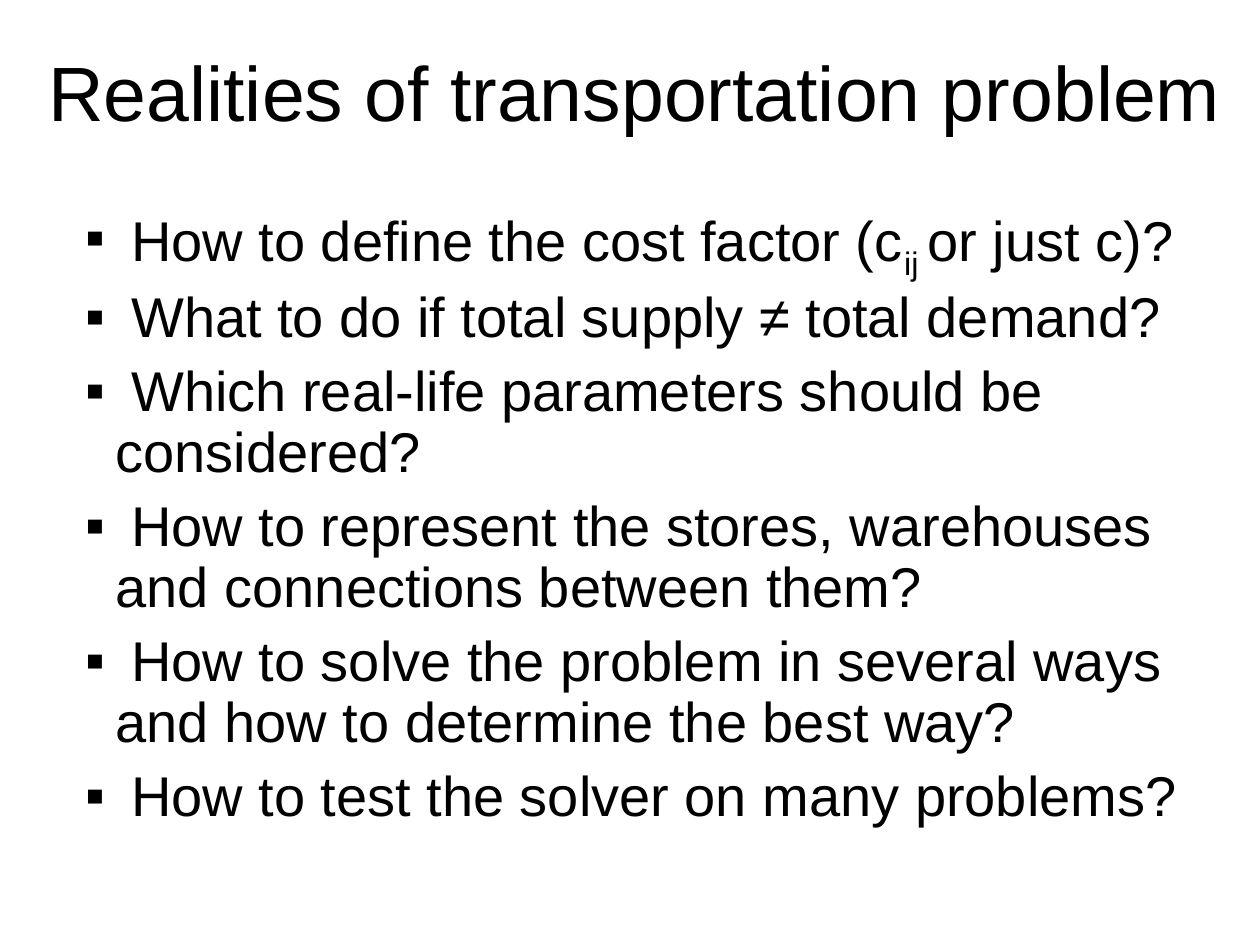
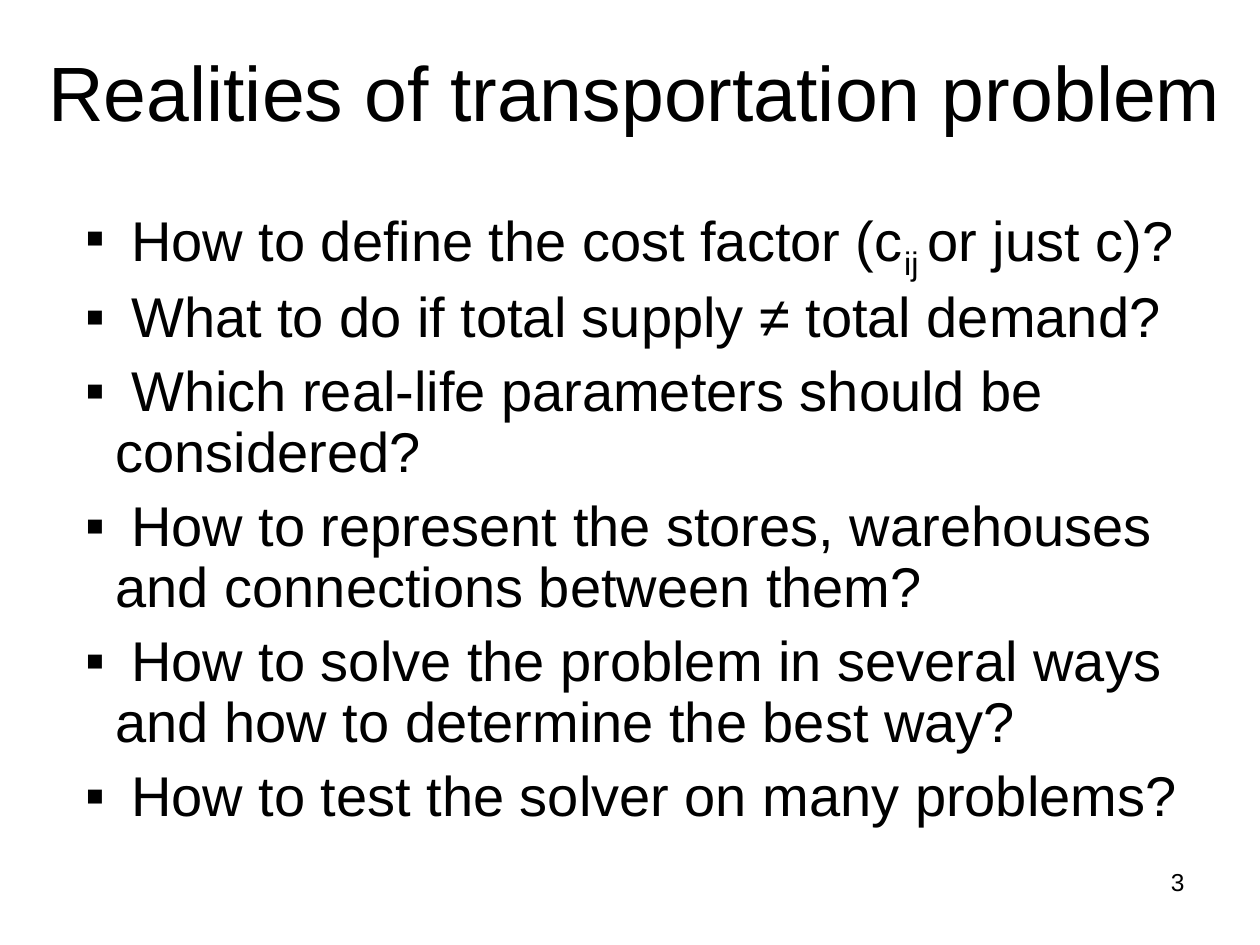
Before and after one commit to andreloboteixeira/cs820-project, a slide deck: slide 3 of presentation/presentation.ppt. Drawn at 1260x945 pixels with LibreOffice and Linux fonts; fonts in the diff are those of the drawing. Boxes give left, top, right and bottom in pixels: in the first picture for what was removed or moved away, otherwise in the second. Text is boxed around its words. In the diff, an @@ line names an element or a change of style, - is before the commit and + after.

```diff
--- a/presentation/presentation.ppt
+++ b/presentation/presentation.ppt
@@ page number added at <box>1171,874,1185,892</box>, 14 pt, text #000000 @@
+3
```
Also in this commit, not shown: 9 other slides changed.
